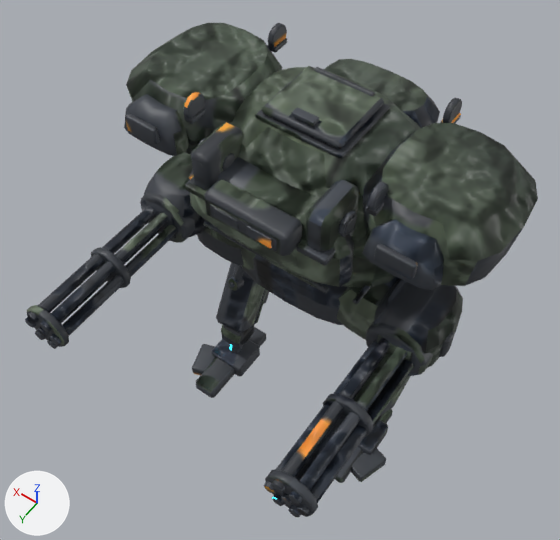
Before and after pictures for a commit that changed the FBX model unity/RogueCommandAssetAuthoring/Assets/RogueCommandExpansionSample/Models/IroncladWalker_Atlas.fbx.
One viewpoint serves both versions: a 50 mm camera at (-1.42, 2.32, 4.72) aimed at (0.1, 0.19, 1.37). The lights are fixed; the arrows at lower left show +X, +Y and +Z. The older version comes first. Vertices at exactly the same position are counted once.

Objects in the first picture: 'IroncladWalker_UnifiedMesh'.
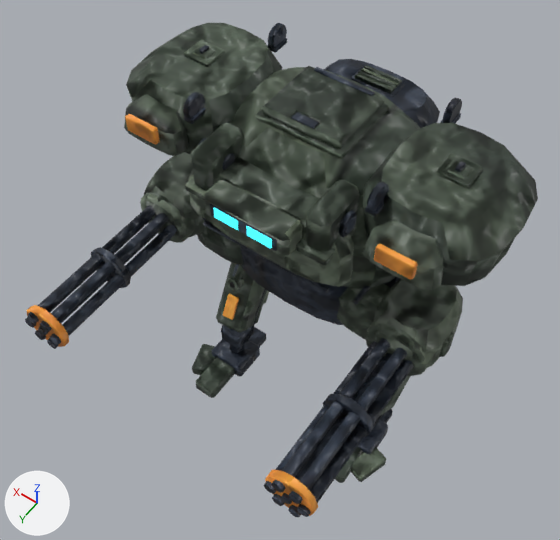
The change, as a diff of the scene's bpy script:
```diff
--- a/unity/RogueCommandAssetAuthoring/Assets/RogueCommandExpansionSample/Models/IroncladWalker_Atlas.fbx.py
+++ b/unity/RogueCommandAssetAuthoring/Assets/RogueCommandExpansionSample/Models/IroncladWalker_Atlas.fbx.py
@@ me_ironcladwalker_unifiedmesh_data_001 @@
 # used by ob_ironcladwalker_unifiedmesh; location = (0.0, 0.0, 0.0)
-me_ironcladwalker_unifiedmesh_data_001.from_pydata(...)  # 6860 vertices, 13136 faces; spans x -1.01..1.01, y -0.68..1.3, z 0.0..2.49
+me_ironcladwalker_unifiedmesh_data_001.from_pydata(...)  # 7003 vertices, 13422 faces; spans x -1.01..1.01, y -0.68..1.3, z 0.0..2.48
+# me_ironcladwalker_unifiedmesh_data_001 part 1: the loose piece of 24 vertices spanning x -0.26..-0.23, y 0.04..0.1, z 2.01..2.03 is moved by (-0.44, -0.07, 0.43)
+# me_ironcladwalker_unifiedmesh_data_001 part 2: the loose piece of 24 vertices spanning x 0.23..0.26, y 0.04..0.1, z 2.01..2.03 is moved by (0.44, -0.07, 0.43)
+# me_ironcladwalker_unifiedmesh_data_001 part 3: the loose piece of 24 vertices spanning x -0.12..0.12, y -0.3..-0.18, z 1.99..2.01 is moved by (0.0, -0.27, 0.24)
+# me_ironcladwalker_unifiedmesh_data_001 part 4: the loose piece of 48 vertices spanning x -0.32..-0.17, y 0.0..0.14, z 1.98..2.01 is moved by (-0.44, -0.07, 0.43)
+# me_ironcladwalker_unifiedmesh_data_001 part 5: the loose piece of 48 vertices spanning x 0.17..0.32, y 0.0..0.14, z 1.98..2.01 is moved by (0.44, -0.07, 0.43)
+# me_ironcladwalker_unifiedmesh_data_001 part 6: the loose piece of 24 vertices spanning x -0.11..0.11, y -0.3..-0.26, z 2.0..2.03 is moved by (0.0, -0.27, 0.24)
+# me_ironcladwalker_unifiedmesh_data_001 part 7: the loose piece of 24 vertices spanning x -0.11..0.11, y -0.27..-0.24, z 2.0..2.03 is moved by (0.0, -0.27, 0.24)
+# me_ironcladwalker_unifiedmesh_data_001 part 8: the loose piece of 24 vertices spanning x -0.11..0.11, y -0.24..-0.21, z 2.0..2.03 is moved by (0.0, -0.27, 0.24)
+# me_ironcladwalker_unifiedmesh_data_001 part 9: the loose piece of 24 vertices spanning x -0.11..0.11, y -0.22..-0.18, z 2.0..2.03 is moved by (0.0, -0.27, 0.24)
+# me_ironcladwalker_unifiedmesh_data_001 part 10: 12 vertices moved from x -0.06..0.06, y 0.12..0.16, z 2.46..2.47 to x -0.06..0.06, y 0.12..0.16, z 2.45..2.46; 16 vertices removed from x -0.25..0.25, y 0.12..0.52, z 1.94..2.49; 159 vertices added at x -1.01..1.01, y -0.68..0.52, z 1.84..2.44
+# me_ironcladwalker_unifiedmesh_data_001 part 11: 14 vertices moved from x -0.58..0.58, y 0.05..0.16, z 0.51..0.65 to x -0.58..0.58, y 0.08..0.17, z 0.53..0.66; 30 vertices removed from x -0.58..0.58, y 0.05..0.16, z 0.51..0.65; 30 vertices added at x -0.58..0.58, y 0.07..0.18, z 0.52..0.66
+# me_ironcladwalker_unifiedmesh_data_001 part 12: 9077 kept faces spanning x -0.99..0.99, y -0.68..1.3, z 0.0..2.48 get new texture (UV) coordinates
 me_ironcladwalker_unifiedmesh_data_001.materials.append(mat_ironcladwalker_material_atlas)
```

Pixel boxes (x1, y1, x2, y2) of what changed, in the pictures (560 x 540 px; the box of a moved part takes in the faces that stretch with it):
part 1 of me_ironcladwalker_unifiedmesh_data_001, moved or reshaped (not visible before): after (455, 161, 466, 172)
part 2 of me_ironcladwalker_unifiedmesh_data_001, moved or reshaped (not visible before): after (199, 45, 209, 54)
part 3 of me_ironcladwalker_unifiedmesh_data_001, moved or reshaped (not visible before): after (351, 66, 405, 97)
part 4 of me_ironcladwalker_unifiedmesh_data_001, moved or reshaped (not visible before): after (436, 153, 483, 188)
part 5 of me_ironcladwalker_unifiedmesh_data_001, moved or reshaped (not visible before): after (184, 40, 225, 67)
part 6 of me_ironcladwalker_unifiedmesh_data_001, moved or reshaped (not visible before): after (364, 65, 402, 85)
part 7 of me_ironcladwalker_unifiedmesh_data_001, moved or reshaped (not visible before): after (361, 68, 399, 87)
part 8 of me_ironcladwalker_unifiedmesh_data_001, moved or reshaped (not visible before): after (358, 71, 397, 90)
part 9 of me_ironcladwalker_unifiedmesh_data_001, moved or reshaped (not visible before): after (354, 74, 394, 94)
part 10 of me_ironcladwalker_unifiedmesh_data_001, cut back: before (196, 107, 324, 284); after (196, 112, 524, 284)
part 11 of me_ironcladwalker_unifiedmesh_data_001, moved or reshaped (not visible before): after (222, 294, 239, 320)
part 12 of me_ironcladwalker_unifiedmesh_data_001, surface changed: (25, 23, 501, 516) in both
